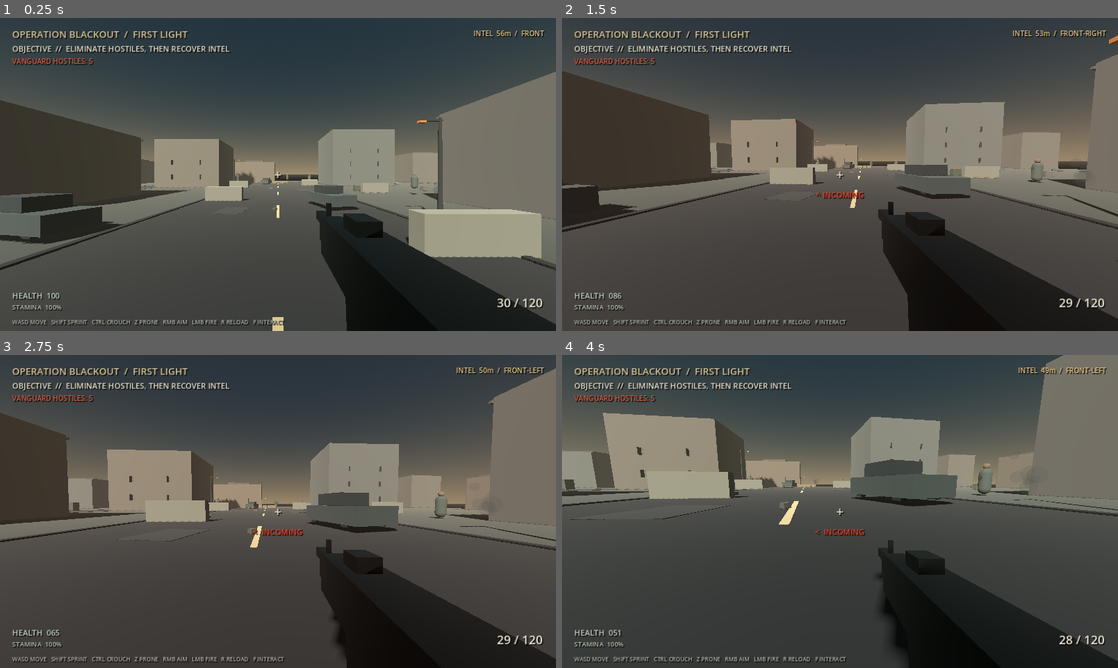
Above: before the commit, frames 1-4 (two rows, left to right).
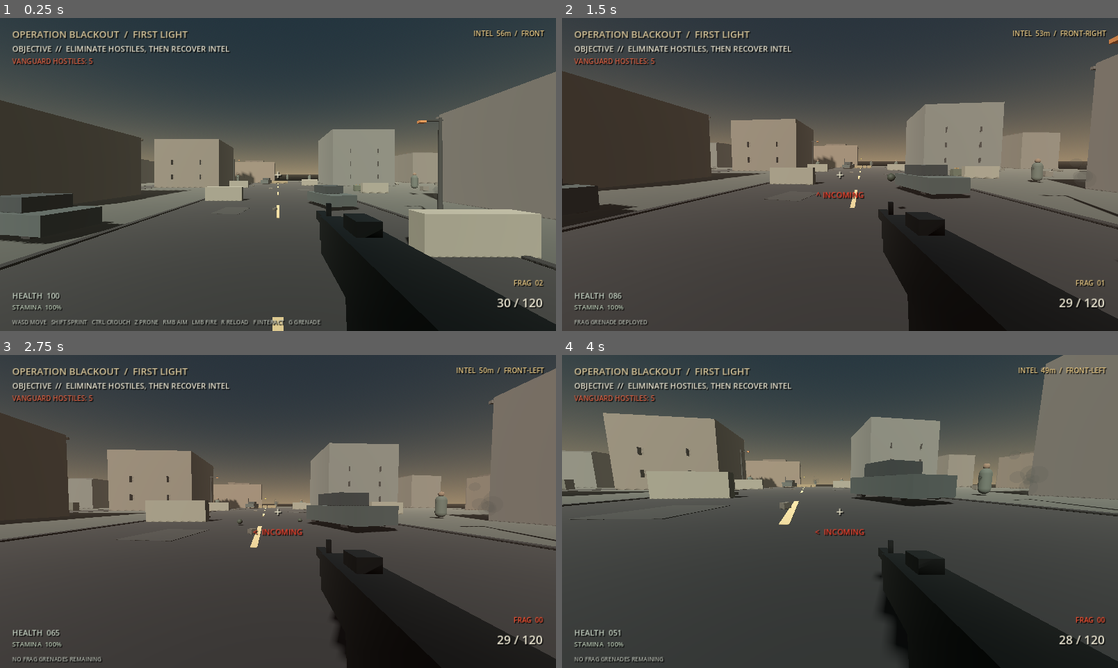
Above: after the commit, the same moments.

Repository: Liladizilla/operation-blackout
Game: Godot game, scene res://scenes/main.tscn
Two runs of this game, one before a commit and one after it. Both use one fixed random seed, a clock stepped at 60 frames per second and the inputs below.
Inputs (mouse positions are in pixels of both pictures, inside the frame that each line leads up to):
- Up to frame 1 (0.25 s): no input
- Up to frame 2 (1.5 s): tap Enter at 0.5 s; move the mouse to (867, 174) at 0.52 s; hold W (move_forward) from 0.53 s (still down); tap G (throw_grenade, bound only after the commit) at 0.6 s; click (867, 174) at 0.67 s; tap Space (jump) at 0.77 s; move the mouse to (812, 174) at 1.27 s; tap Ctrl (crouch) at 1.35 s
- Up to frame 3 (2.75 s): keep holding W (move_forward); tap Space (jump) at 1.52 s; tap G (throw_grenade, bound only after the commit) at 1.55, 2.3 s; move the mouse to (289, 505) at 2.02 s; hold F (interact) from 2.03 s (still down)
- Up to frame 4 (4 s): keep holding W (move_forward); move the mouse to (834, 517) at 2.77 s; release F (interact) at 2.78 s; tap Z (prone) at 2.85 s; click (834, 517) at 2.92 s; tap Space (jump) at 3.02, 3.77 s; tap G (throw_grenade, bound only after the commit) at 3.05, 3.8 s; move the mouse to (878, 514) at 3.52 s; hold Shift (sprint) from 3.53 s (still down)

The runs differ from the first frame. In frame 1, 0.1% of the frame differs, in the area x 51-98%, y 83-99%; in frame 2, 0.5%; in frame 3, 0.6%, in the area x 2-98%, y 52-99%; in frame 4, 0.5%.

Commit message:
Add limited frag grenade gameplay
Add G-key frag grenades with radial damage, cover attenuation, knockback, inventory HUD, and regression coverage.

Diff:
--- a/scripts/ammo_cache.gd
+++ b/scripts/ammo_cache.gd
@@ -98,7 +98,7 @@
 func _on_exit(body: Node3D) -> void:
     if body.is_in_group("player") or body.name == "Player":
         player_inside = false
-        _set_status("WASD MOVE   SHIFT SPRINT   CTRL CROUCH   Z PRONE   RMB AIM   LMB FIRE   R RELOAD   F INTERACT")
+        _set_status("WASD MOVE   SHIFT SPRINT   CTRL CROUCH   Z PRONE   RMB AIM   LMB FIRE   R RELOAD   F INTERACT   G GRENADE")
 
 func _set_status(message: String) -> void:
     if current_status == message:
--- /dev/null
+++ b/scripts/grenade.gd
@@ -0,0 +1,143 @@
+extends RigidBody3D
+
+const FUSE_SECONDS := 2.2
+const BLAST_RADIUS := 6.0
+const MAX_DAMAGE := 85.0
+
+var fuse_timer := FUSE_SECONDS
+var exploded := false
+
+func _ready() -> void:
+    collision_layer = 1
+    collision_mask = 1
+    mass = 0.35
+    gravity_scale = 1.0
+    linear_damp = 0.18
+    angular_damp = 0.45
+    var physics_material := PhysicsMaterial.new()
+    physics_material.bounce = 0.28
+    physics_material.friction = 0.82
+    physics_material_override = physics_material
+
+    var collision := CollisionShape3D.new()
+    collision.name = "GrenadeCollision"
+    var shape := SphereShape3D.new()
+    shape.radius = 0.13
+    collision.shape = shape
+    add_child(collision)
+
+    var mesh_instance := MeshInstance3D.new()
+    mesh_instance.name = "GrenadeMesh"
+    var mesh := SphereMesh.new()
+    mesh.radius = 0.13
+    mesh.height = 0.26
+    mesh_instance.mesh = mesh
+    var material := StandardMaterial3D.new()
+    material.albedo_color = Color(0.16, 0.19, 0.15)
+    material.metallic = 0.25
+    material.roughness = 0.72
+    mesh_instance.material_override = material
+    add_child(mesh_instance)
+
+func _physics_process(delta: float) -> void:
+    if exploded:
+        return
+    fuse_timer -= delta
+    if fuse_timer <= 0.0:
+        _explode()
+
+func _damage_for_distance(distance: float) -> float:
+    var falloff := clampf(1.0 - distance / BLAST_RADIUS, 0.0, 1.0)
+    return MAX_DAMAGE * falloff
+
+func _explode() -> void:
+    if exploded:
+        return
+    exploded = true
+    var space := get_world_3d().direct_space_state
+    var blast_shape := SphereShape3D.new()
+    blast_shape.radius = BLAST_RADIUS
+    var query := PhysicsShapeQueryParameters3D.new()
+    query.shape = blast_shape
+    query.transform = Transform3D(Basis(), global_position)
+    query.collision_mask = 1
+    query.collide_with_areas = false
+    query.collide_with_bodies = true
+    query.exclude = [get_rid()]
+    var hits := space.intersect_shape(query, 32)
+    var damaged: Dictionary = {}
+    for hit in hits:
+        var collider := hit.get("collider") as Node3D
+        if not is_instance_valid(collider):
+            continue
+        var instance_id := collider.get_instance_id()
+        if damaged.has(instance_id):
+            continue
+        var distance := global_position.distance_to(collider.global_position)
+        var damage := _damage_for_distance(distance)
+        if damage < 5.0:
+            continue
+        if collider.is_in_group("enemies") and collider.has_method("take_damage"):
+            damage *= _line_of_sight_factor(space, collider)
+            collider.take_damage(damage, global_position, false)
+            _apply_blast_impulse(collider)
+            damaged[instance_id] = true
+        elif collider.is_in_group("player") and collider.has_method("apply_damage"):
+            damage *= _line_of_sight_factor(space, collider)
+            collider.apply_damage(damage, global_position)
+            _apply_blast_impulse(collider)
+            damaged[instance_id] = true
+    _spawn_explosion_effect()
+    queue_free()
+
+func _apply_blast_impulse(target: Node3D) -> void:
+    if not target is CharacterBody3D:
+        return
+    var push_direction := target.global_position - global_position
+    push_direction.y = 0.0
+    if push_direction.length_squared() < 0.01:
+        push_direction = Vector3.FORWARD
+    target.velocity += push_direction.normalized() * 4.0 + Vector3.UP * 1.2
+
+func _line_of_sight_factor(space: PhysicsDirectSpaceState3D, target: Node3D) -> float:
+    var target_point := target.global_position + Vector3.UP * 0.8
+    var query := PhysicsRayQueryParameters3D.create(global_position, target_point)
+    query.exclude = [get_rid()]
+    query.collision_mask = 1
+    var obstruction := space.intersect_ray(query)
+    if obstruction.is_empty() or obstruction.get("collider") == target:
+        return 1.0
+    return 0.35
+
+func _spawn_explosion_effect() -> void:
+    var scene := get_tree().current_scene
+    if not is_instance_valid(scene):
+        return
+    var flash := MeshInstance3D.new()
+    flash.name = "GrenadeExplosionFlash"
+    var flash_mesh := SphereMesh.new()
+    flash_mesh.radius = 1.0
+    flash_mesh.height = 2.0
+    flash.mesh = flash_mesh
+    flash.scale = Vector3.ONE * 2.2
+    var flash_material := StandardMaterial3D.new()
+    flash_material.shading_mode = BaseMaterial3D.SHADING_MODE_UNSHADED
+    flash_material.transparency = BaseMaterial3D.TRANSPARENCY_ALPHA
+    flash_material.albedo_color = Color(1.0, 0.42, 0.12, 0.42)
+    flash_material.emission_enabled = true
+    flash_material.emission = Color(1.0, 0.18, 0.035)
+    flash.material_override = flash_material
+    scene.add_child(flash)
+    flash.global_position = global_position
+
+    var light := OmniLight3D.new()
+    light.name = "GrenadeExplosionLight"
+    light.light_color = Color(1.0, 0.38, 0.12)
+    light.light_energy = 3.0
+    light.omni_range = BLAST_RADIUS * 1.4
+    light.shadow_enabled = false
+    scene.add_child(light)
+    light.global_position = global_position
+    var timer := get_tree().create_timer(0.16)
+    timer.timeout.connect(flash.queue_free)
+    timer.timeout.connect(light.queue_free)
--- a/scripts/hud.gd
+++ b/scripts/hud.gd
@@ -2,6 +2,7 @@
 
 var root: Control
 var ammo_label: Label
+var grenade_label: Label
 var health_label: Label
 var enemy_label: Label
 var status_label: Label
@@ -26,6 +27,7 @@
     player.set("hud", self)
     _build()
     set_ammo(int(player.get("ammo")), int(player.get("reserve")))
+    set_grenades(int(player.get("grenades")))
     health_label.text = "HEALTH  %03d" % int(player.get("health"))
     if scene.has_method("get_remaining_enemies"):
         set_enemy_count(scene.get_remaining_enemies())
@@ -89,6 +91,17 @@
     ammo_label.offset_bottom = -40
     ammo_label.horizontal_alignment = HORIZONTAL_ALIGNMENT_RIGHT
     root.add_child(ammo_label)
+    grenade_label = _label("FRAG  02", 16, Color(0.88,0.76,0.50))
+    grenade_label.anchor_left = 1
+    grenade_label.anchor_right = 1
+    grenade_label.anchor_top = 1
+    grenade_label.anchor_bottom = 1
+    grenade_label.offset_left = -210
+    grenade_label.offset_right = -30
+    grenade_label.offset_top = -122
+    grenade_label.offset_bottom = -94
+    grenade_label.horizontal_alignment = HORIZONTAL_ALIGNMENT_RIGHT
+    root.add_child(grenade_label)
     center_dot = _label("+", 30, Color(0.88,0.86,0.76))
     center_dot.anchor_left = 0.5
     center_dot.anchor_right = 0.5
@@ -111,7 +124,7 @@
     damage_direction_label.offset_bottom = 62
     damage_direction_label.horizontal_alignment = HORIZONTAL_ALIGNMENT_CENTER
     root.add_child(damage_direction_label)
-    status_label = _label("WASD MOVE   SHIFT SPRINT   CTRL CROUCH   Z PRONE   RMB AIM   LMB FIRE   R RELOAD   F INTERACT", 13, Color(0.70,0.72,0.68))
+    status_label = _label("WASD MOVE   SHIFT SPRINT   CTRL CROUCH   Z PRONE   RMB AIM   LMB FIRE   R RELOAD   F INTERACT   G GRENADE", 13, Color(0.70,0.72,0.68))
     status_label.anchor_top = 1
     status_label.anchor_bottom = 1
     status_label.offset_left = 28
@@ -163,6 +176,12 @@
     center_dot.text = "X" if killed else ("x" if headshot else "+")
     center_dot.add_theme_color_override("font_color", Color(0.95,0.30,0.18) if killed else (Color(1.0,0.68,0.24) if headshot else Color(0.95,0.92,0.80)))
     hitmarker_timer = 0.22 if killed or headshot else 0.11
+
+func set_grenades(count: int) -> void:
+    if not is_instance_valid(grenade_label):
+        return
+    grenade_label.text = "FRAG  %02d" % count
+    grenade_label.add_theme_color_override("font_color", Color(0.88,0.76,0.50) if count > 0 else Color(0.95,0.30,0.18))
 
 func set_ammo(current: int, reserve: int) -> void:
     ammo_label.text = "%02d / %03d" % [current, reserve]
--- a/scripts/main.gd
+++ b/scripts/main.gd
@@ -35,6 +35,7 @@
     _key_action("jump", KEY_SPACE)
     _key_action("reload", KEY_R)
     _key_action("interact", KEY_F)
+    _key_action("throw_grenade", KEY_G)
     _key_action("pause", KEY_ESCAPE)
 
 func _key_action(action: String, keycode: int) -> void:
--- a/scripts/player.gd
+++ b/scripts/player.gd
@@ -16,6 +16,7 @@
 var health := 100.0
 var ammo := 30
 var reserve := 120
+var grenades := 2
 var fire_cooldown := 0.0
 var reload_time := 0.0
 var is_reloading := false
@@ -162,9 +163,11 @@
             if hud and hud.has_method("set_ammo"):
                 hud.set_ammo(ammo, reserve)
             if hud and hud.has_method("set_status"):
-                hud.set_status("WASD MOVE   SHIFT SPRINT   CTRL CROUCH   Z PRONE   RMB AIM   LMB FIRE   R RELOAD   F INTERACT")
+                hud.set_status("WASD MOVE   SHIFT SPRINT   CTRL CROUCH   Z PRONE   RMB AIM   LMB FIRE   R RELOAD   F INTERACT   G GRENADE")
     if Input.is_action_just_pressed("reload"):
         _start_reload()
+    if Input.is_action_just_pressed("throw_grenade"):
+        _throw_grenade()
     ads = Input.is_mouse_button_pressed(MOUSE_BUTTON_RIGHT)
     if Input.is_action_just_pressed("crouch"):
         is_crouched = not is_crouched
@@ -301,6 +304,28 @@
     if hud and hud.has_method("set_status"):
         hud.set_status("RELOADING")
 
+func _throw_grenade() -> void:
+    if grenades <= 0:
+        if hud and hud.has_method("set_status"):
+            hud.set_status("NO FRAG GRENADES REMAINING")
+        return
+    var scene := get_tree().current_scene
+    if not is_instance_valid(scene):
+        return
+    var direction := -camera.global_transform.basis.z
+    var grenade := RigidBody3D.new()
+    grenade.name = "FragGrenade"
+    grenade.set_script(load("res://scripts/grenade.gd"))
+    scene.add_child(grenade)
+    grenade.global_position = camera.global_position + direction * 0.75 - Vector3.UP * 0.12
+    grenade.linear_velocity = direction * 12.0 + Vector3.UP * 4.2
+    grenade.angular_velocity = Vector3(randf_range(-5.0, 5.0), randf_range(-7.0, 7.0), randf_range(-5.0, 5.0))
+    grenades -= 1
+    if hud and hud.has_method("set_grenades"):
+        hud.set_grenades(grenades)
+    if hud and hud.has_method("set_status"):
+        hud.set_status("FRAG GRENADE DEPLOYED")
+
 func _try_interact() -> void:
     var from := camera.global_position
     var to := from + (-camera.global_transform.basis.z) * 3.0
--- a/tests/test_vertical_slice.gd
+++ b/tests/test_vertical_slice.gd
@@ -47,6 +47,7 @@
     await physics_frame
 
     _check(scene.get_node_or_null("Player") != null, "player spawns")
+    _check(InputMap.has_action("throw_grenade"), "G grenade input action is registered")
     _check(scene.get_remaining_enemies() == 5, "five hostiles spawn")
     var visual_test_enemy: Node = scene.enemies[0]
     _check(visual_test_enemy.get_node_or_null("EnemyMuzzleFlash") != null, "hostiles have muzzle flash geometry")
@@ -73,6 +74,24 @@
     _check(mesh_count < 650, "procedural scene stays within mesh budget")
 
     var player := scene.get_node("Player")
+    _check(player.grenades == 2 and scene.hud.grenade_label.text == "FRAG  02", "player starts with two grenades and HUD inventory")
+    var grenades_before: int = player.grenades
+    player._throw_grenade()
+    var test_grenade: Node = scene.get_node_or_null("FragGrenade")
+    _check(player.grenades == grenades_before - 1 and scene.hud.grenade_label.text == "FRAG  01", "throwing a grenade consumes one inventory slot")
+    _check(is_instance_valid(test_grenade) and is_equal_approx(test_grenade._damage_for_distance(0.0), 85.0), "grenade uses full damage at the blast center")
+    _check(is_equal_approx(test_grenade._damage_for_distance(3.0), 42.5), "grenade damage falls off with distance")
+    if is_instance_valid(test_grenade):
+        test_grenade.set_process(false)
+        test_grenade.set_physics_process(false)
+        test_grenade.queue_free()
+    await process_frame
+    player.grenades = 0
+    scene.hud.set_grenades(0)
+    player._throw_grenade()
+    _check(player.grenades == 0 and scene.hud.grenade_label.text == "FRAG  00", "player cannot throw grenades after inventory is depleted")
+    player.grenades = 2
+    scene.hud.set_grenades(2)
     var ammo_caches: Array = scene.get_tree().get_nodes_in_group("ammo_caches")
     var first_cache: Node = ammo_caches[0]
     player.reserve = 0
@@ -166,6 +185,26 @@
     await process_frame
     _check(scene.get_remaining_enemies() == 0, "clearing all hostiles updates objective gate")
 
+    var blast_target := CharacterBody3D.new()
+    blast_target.set_script(load("res://scripts/enemy.gd"))
+    blast_target.position = Vector3(0.0, 0.95, 0.0)
+    blast_target.set_physics_process(false)
+    scene.add_child(blast_target)
+    await physics_frame
+    blast_target.global_position = Vector3(0.0, 0.95, 0.0)
+    var blast := RigidBody3D.new()
+    blast.set_script(load("res://scripts/grenade.gd"))
+    scene.add_child(blast)
+    blast.global_position = blast_target.global_position
+    blast.freeze = true
+    await physics_frame
+    blast.fuse_timer = 0.001
+    await physics_frame
+    _check(blast_target.health < 100.0, "grenade explosion damages a hostile inside the blast radius")
+    _check(blast_target.velocity.length() > 0.0, "grenade blast applies physical knockback")
+    blast_target.queue_free()
+    await process_frame
+
     var objective := scene.get_node_or_null("IntelObjective")
     if objective:
         objective.player_inside = true
Not shown, changed: README.md
